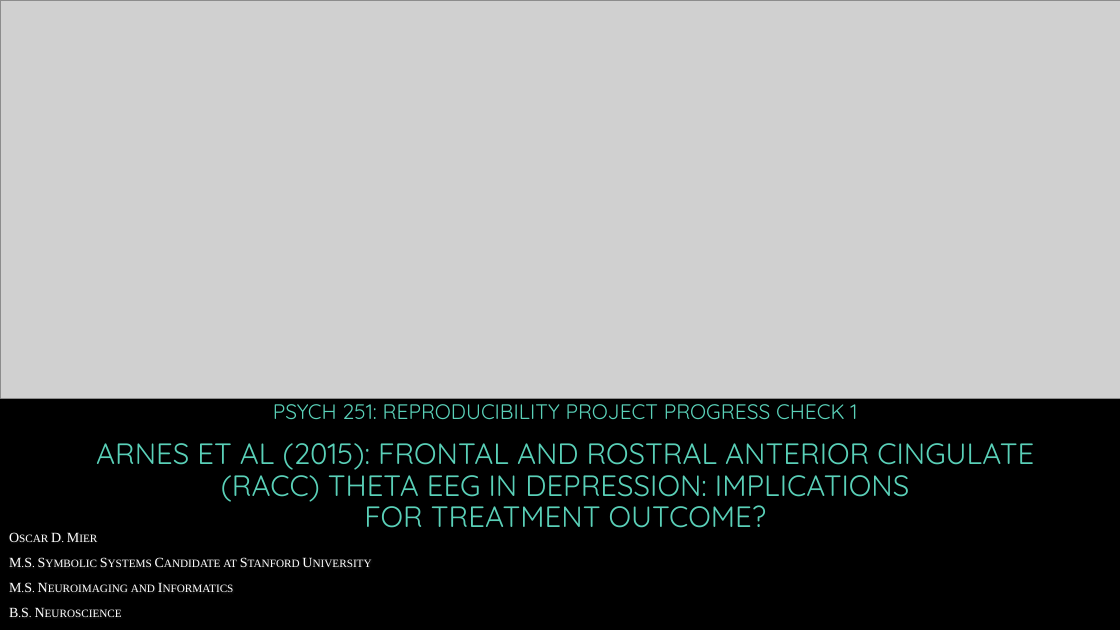
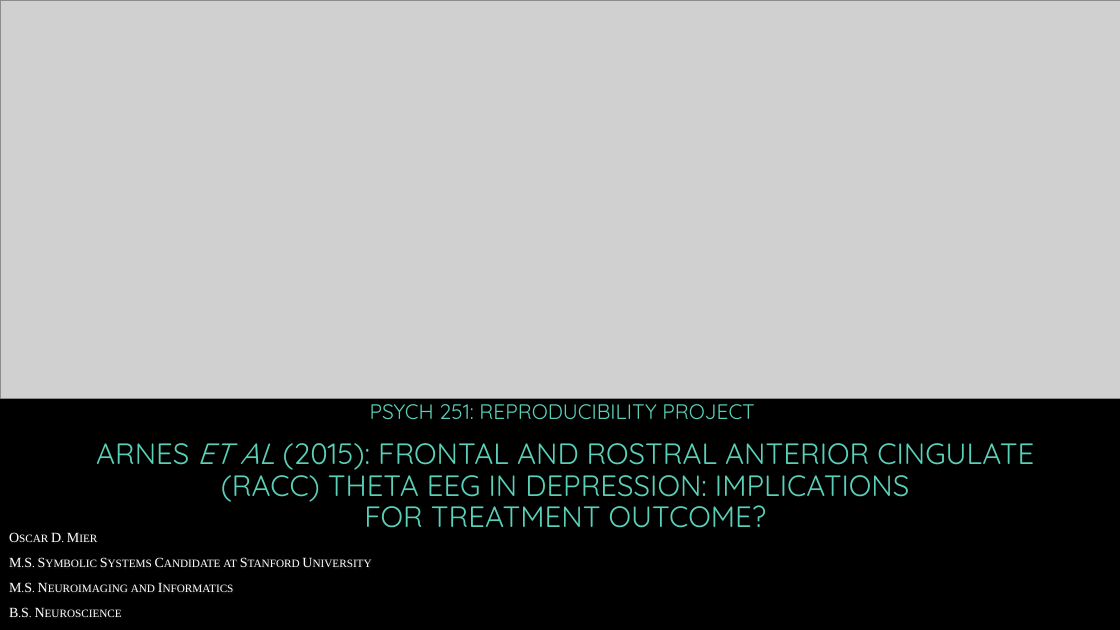
Before and after one commit to psych251/arns2015, a slide deck: slide 1 of Reproducibility Project Progress Check 1.pptx. Drawn at 1120x630 pixels with LibreOffice and Linux fonts; fonts in the diff are those of the drawing; grey boxes stand for pictures; background and template pictures are left out. Boxes give left, top, right and bottom in pixels: in the first picture for what was removed or moved away, otherwise in the second. Text is boxed around its words. In the diff, an @@ line names an element or a change of style, - is before the commit and + after.

```diff
--- a/Reproducibility Project Progress Check 1.pptx
+++ b/Reproducibility Project Progress Check 1.pptx
@@ title at <box>370,397,754,419</box>: text changed @@
-PSYCH 251: REPRODUCIBILITY PROJECT PROGRESS CHECK 1
+PSYCH 251: REPRODUCIBILITY PROJECT
@@ title at <box>96,443,1034,528</box>: italic on in "ET AL" @@
```
Also in this commit, not shown: 4 other slides changed, 2 slides added, 1 slide removed, 16 other files.
